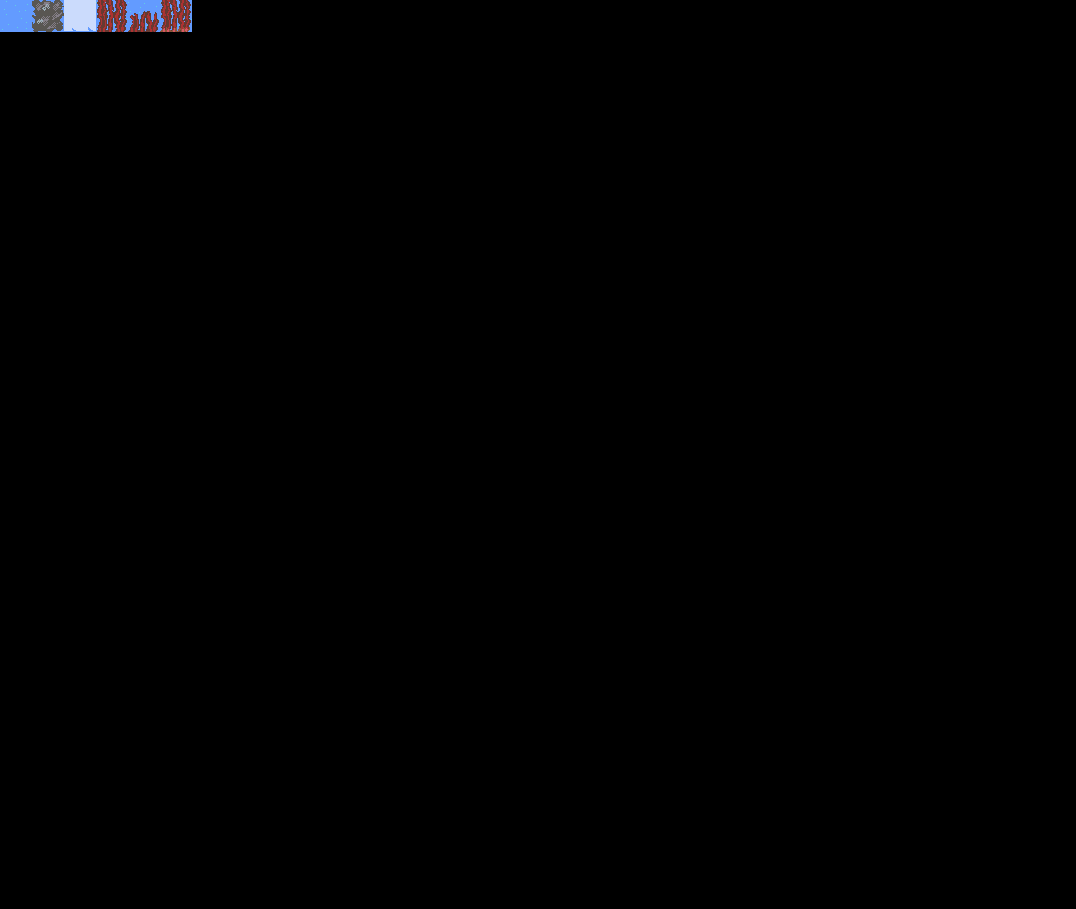
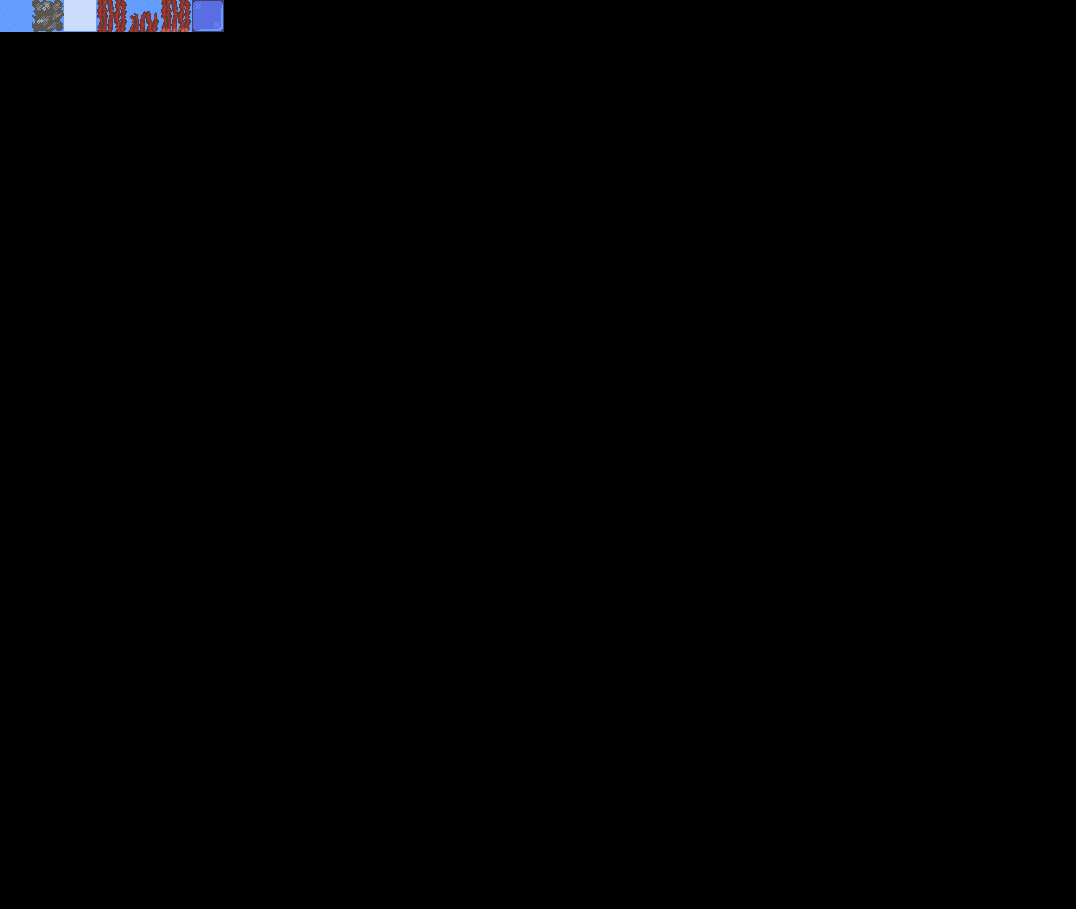
Comparing the layer stacks of the two w=1076, h=909 images. Changes:
painted on "MapTiles.gif" over (72, 0, 224, 32)
